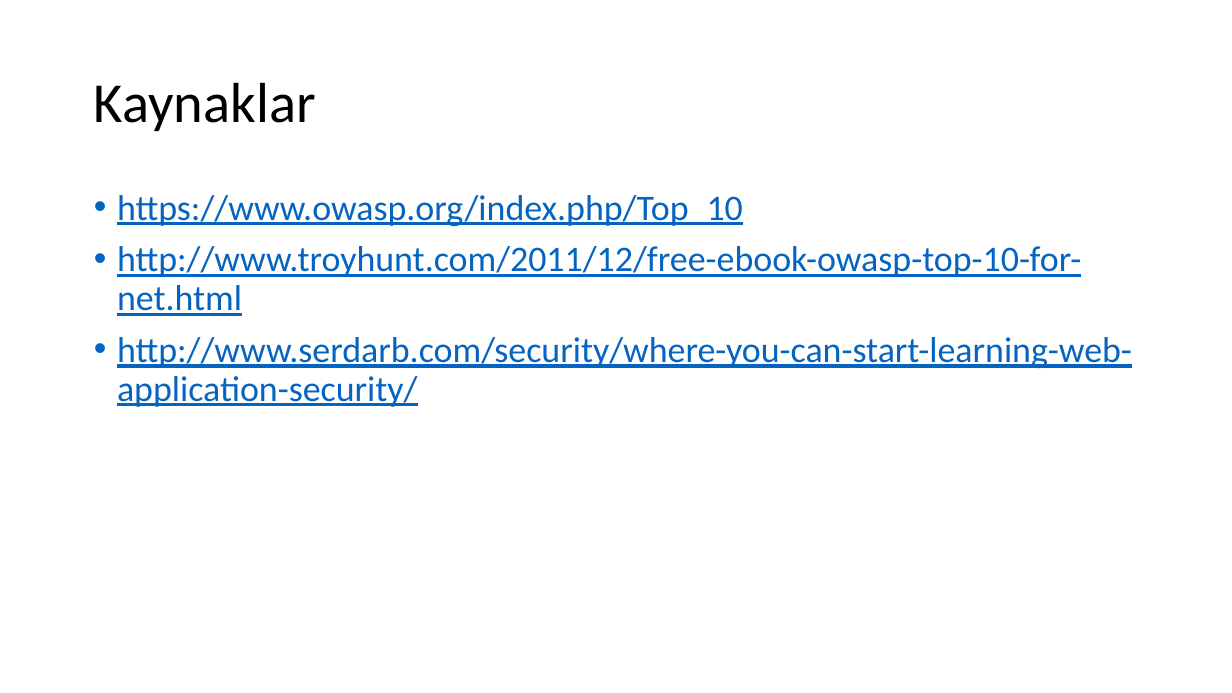
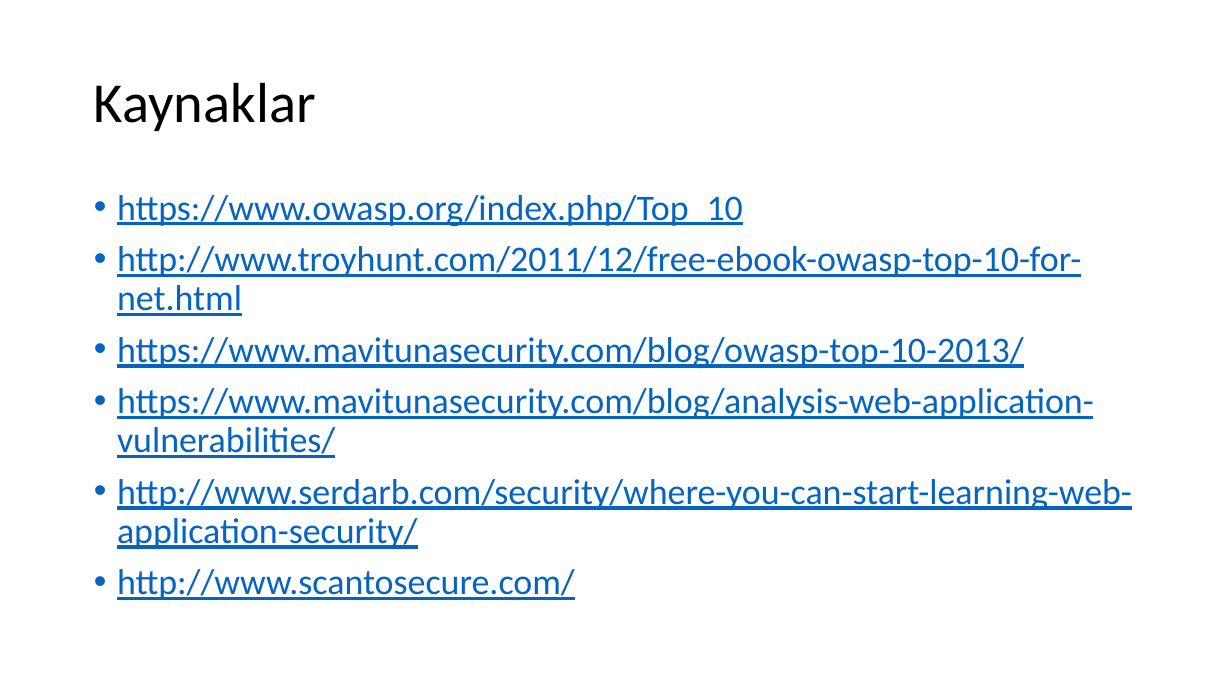
Before and after one commit to serdarb/TemelWebGuvenligi, a slide deck: slide 10 of files/Temel Web Güvenliği.pptx. Drawn at 1232x693 pixels with LibreOffice and Linux fonts; fonts in the diff are those of the drawing. Boxes give left, top, right and bottom in pixels: in the first picture for what was removed or moved away, otherwise in the second. Text is boxed around its words. In the diff, an @@ line names an element or a change of style, - is before the commit and + after.

```diff
--- a/files/Temel Web Güvenliği.pptx
+++ b/files/Temel Web Güvenliği.pptx
@@ text at box(117, 337, 1094, 458): paragraphs added @@
+• https://www.mavitunasecurity.com/blog/owasp-top-10-2013/
+• https://www.mavitunasecurity.com/blog/analysis-web-application-vulnerabilities/
@@ text at box(117, 569, 575, 600): paragraph added @@
+• http://www.scantosecure.com/
```
Also in this commit, not shown: 1 other slide changed, 3 other files.
